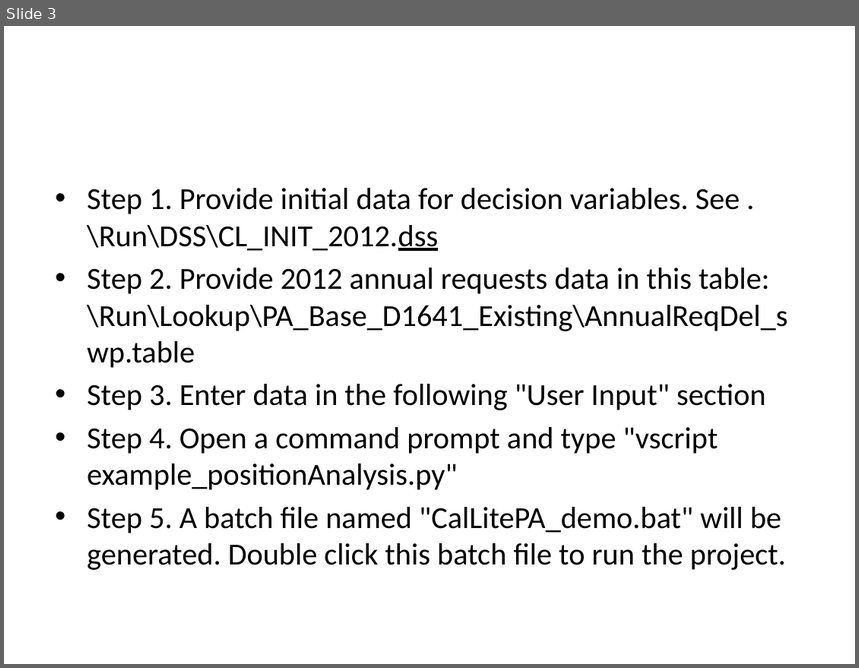
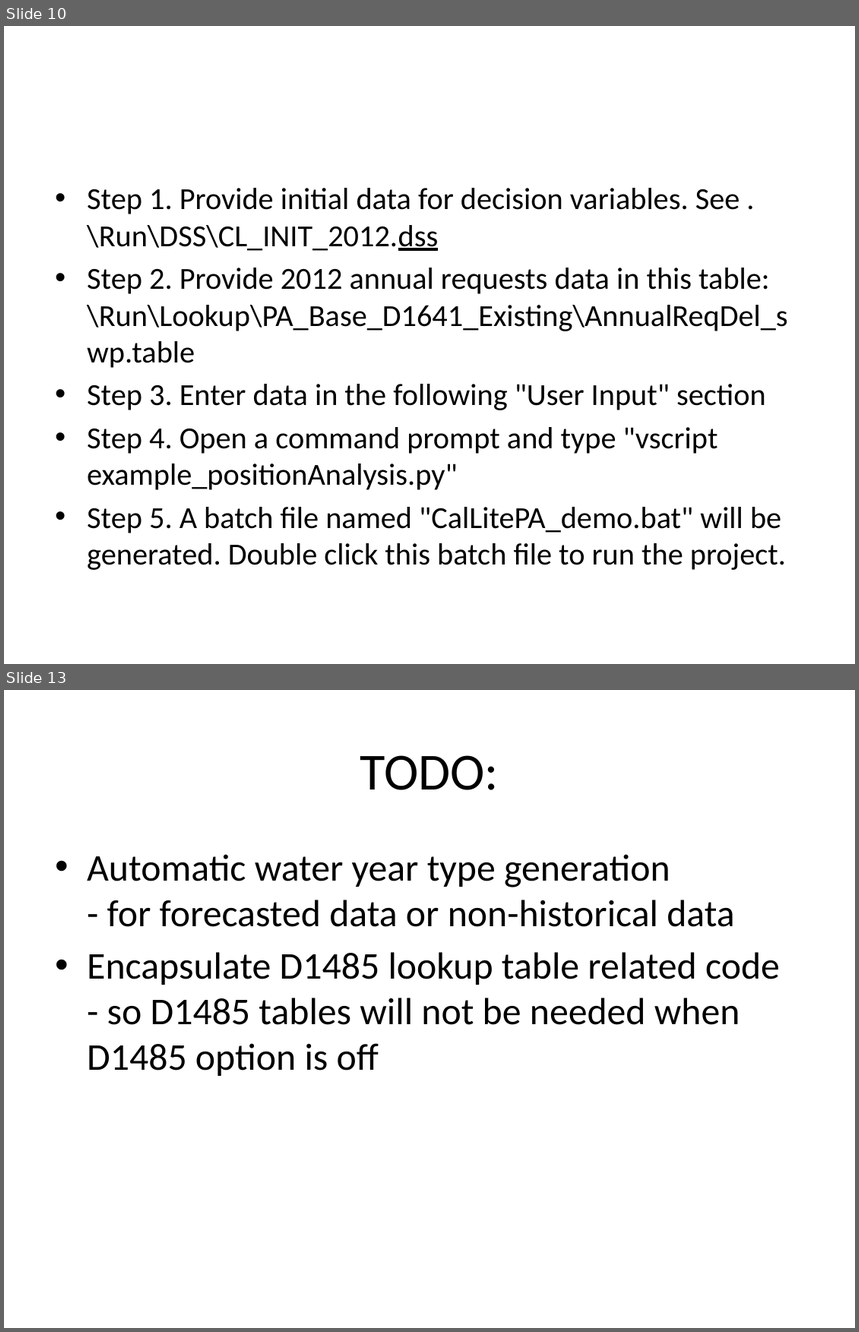
Before and after one commit to CentralValleyModeling/wrims, a slide deck: wrims2_vscript/doc/Position Analysis with CalLite.pptx. Shown one above the other, each under a label of ours: slide 3 before the commit, slides 10 and 13 after it; the slides between them are not shown. The pictures are 859x668 and 859x1332 pixels, drawn with LibreOffice and Linux fonts; fonts in the diff are those of the drawing. Boxes give left, top, right and bottom in pixels: in the first picture for what was removed or moved away, otherwise in the second. Text is boxed around its words. In the diff, an @@ line names an element or a change of style, - is before the commit and + after.

```diff
--- a/wrims2_vscript/doc/Position Analysis with CalLite.pptx
+++ b/wrims2_vscript/doc/Position Analysis with CalLite.pptx
@@ slide 13 added at (4, 690, 855, 1328), background #FFFFFF @@
@@ title added at (360, 755, 499, 790), 44 pt, text #000000 @@
+TODO:
@@ text added at (87, 854, 780, 1076), 32 pt, text #000000 @@
+• Automatic water year type generation
+  - for forecasted data or non-historical data
+• Encapsulate D1485 lookup table related code
+  - so D1485 tables will not be needed when D1485 option is off
@@ what was slide 3 is now slide 10 @@
```
Also in this commit, not shown: 2 slides changed, 9 other slides added.
